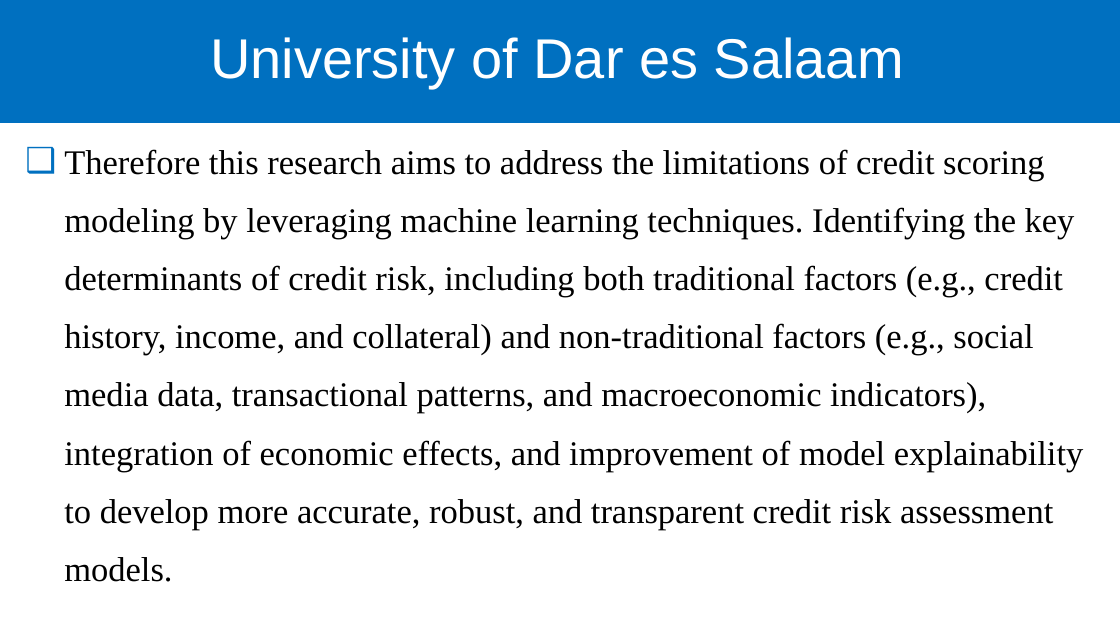
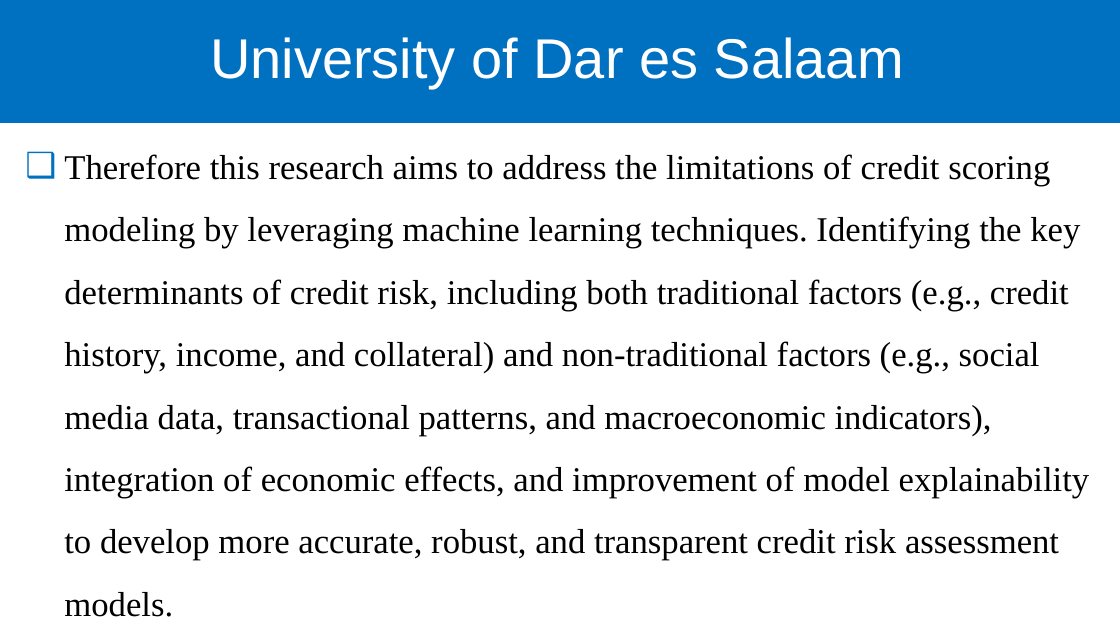
Before and after one commit to nkutigwa/Research_Proposal_Tracking, a slide deck: slide 5 of PROPOSAL.pptx. Drawn at 1120x630 pixels with LibreOffice and Linux fonts; fonts in the diff are those of the drawing; background and template pictures are left out. Boxes give left, top, right and bottom in pixels: in the first picture for what was removed or moved away, otherwise in the second. Text is boxed around its words. In the diff, an @@ line names an element or a change of style, - is before the commit and + after.

```diff
--- a/PROPOSAL.pptx
+++ b/PROPOSAL.pptx
@@ text "Therefore this research aims to ..." at box(64, 154, 1090, 617): size 22.2 to 22.3 pt; line spacing 1.4 to 1.5 @@
```
Also in this commit, not shown: 9 other slides changed, 1 other file.
